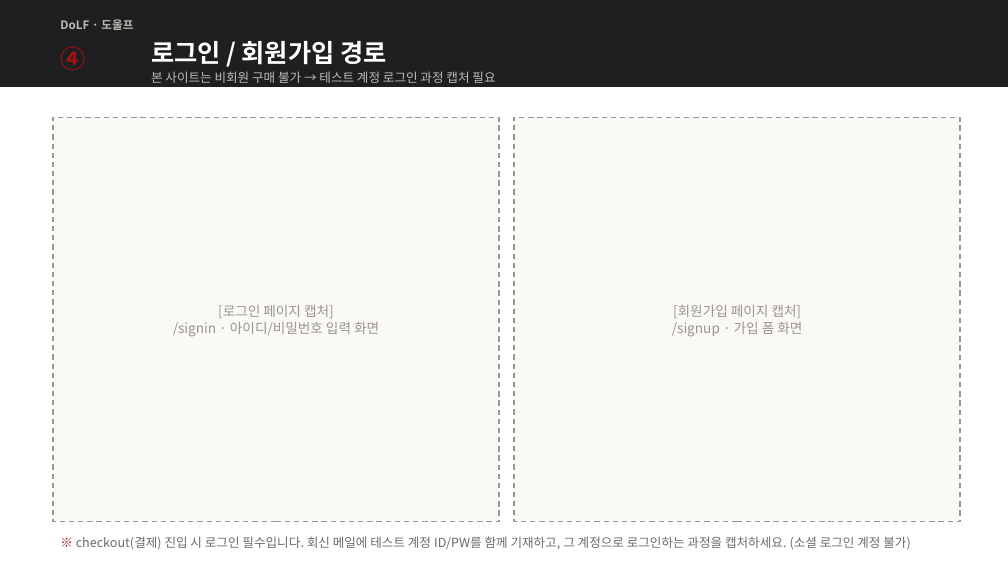
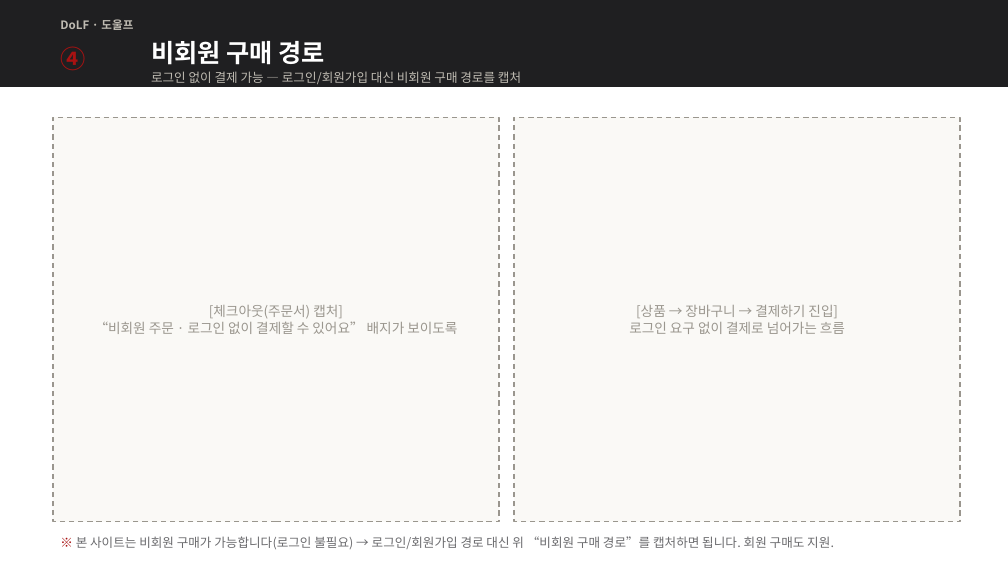
Before and after one commit to sophia-hye/dolf, a slide deck: slide 5 of docs/toss/DoLF_결제경로_초안.pptx. Drawn at 1008x567 pixels with LibreOffice and Linux fonts; fonts in the diff are those of the drawing. Boxes give left, top, right and bottom in pixels: in the first picture for what was removed or moved away, otherwise in the second. Text is boxed around its words. In the diff, an @@ line names an element or a change of style, - is before the commit and + after.

Commit message:
docs(toss): update payment-path deck for guest checkout
- ④ 로그인/회원가입 → "비회원 구매 경로" (로그인 불필요)
- 유의사항·표지·회신요약에서 테스트 계정 문구 제거
- 구매과정에 우편번호 검색(Daum) 항목 추가

```diff
--- a/docs/toss/DoLF_결제경로_초안.pptx
+++ b/docs/toss/DoLF_결제경로_초안.pptx
@@ text at box(151, 41, 324, 65): text changed @@
-로그인 / 회원가입 경로
+비회원 구매 경로
@@ text at box(151, 71, 521, 84): text changed @@
-본 사이트는 비회원 구매 불가 → 테스트 계정 로그인 과정 캡처 필요
+로그인 없이 결제 가능 — 로그인/회원가입 대신 비회원 구매 경로를 캡처
@@ text at box(95, 305, 457, 334): text changed @@
-[로그인 페이지 캡처]
-/signin · 아이디/비밀번호 입력 화면
+[체크아웃(주문서) 캡처]
+“비회원 주문 · 로그인 없이 결제할 수 있어요” 배지가 보이도록
@@ text at box(629, 305, 845, 334): text changed @@
-[회원가입 페이지 캡처]
-/signup · 가입 폼 화면
+[상품 → 장바구니 → 결제하기 진입]
+로그인 요구 없이 결제로 넘어가는 흐름
@@ text at box(76, 536, 834, 549): text changed @@
-※ checkout(결제) 진입 시 로그인 필수입니다. 회신 메일에 테스트 계정 ID/PW를 함께 기재하고, 그 계정으로 로그인하는 과정을 캡처하세요. (소셜 로그인 계정 불가)
+※ 본 사이트는 비회원 구매가 가능합니다(로그인 불필요) → 로그인/회원가입 경로 대신 위 “비회원 구매 경로”를 캡처하면 됩니다. 회원 구매도 지원.
```
Also in this commit, not shown: 4 other slides changed.
